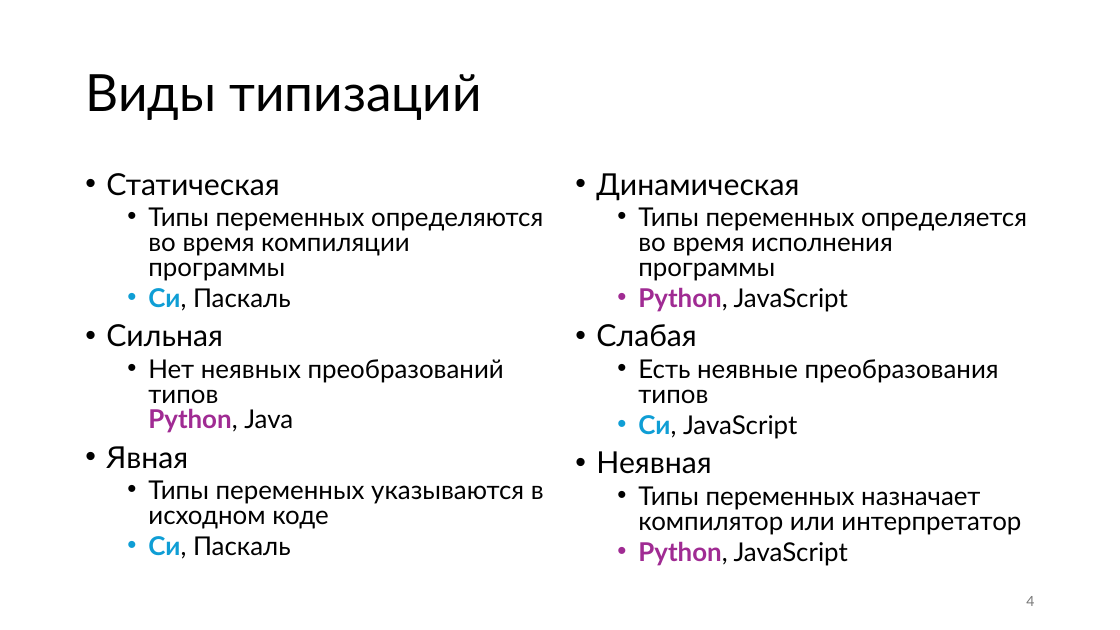
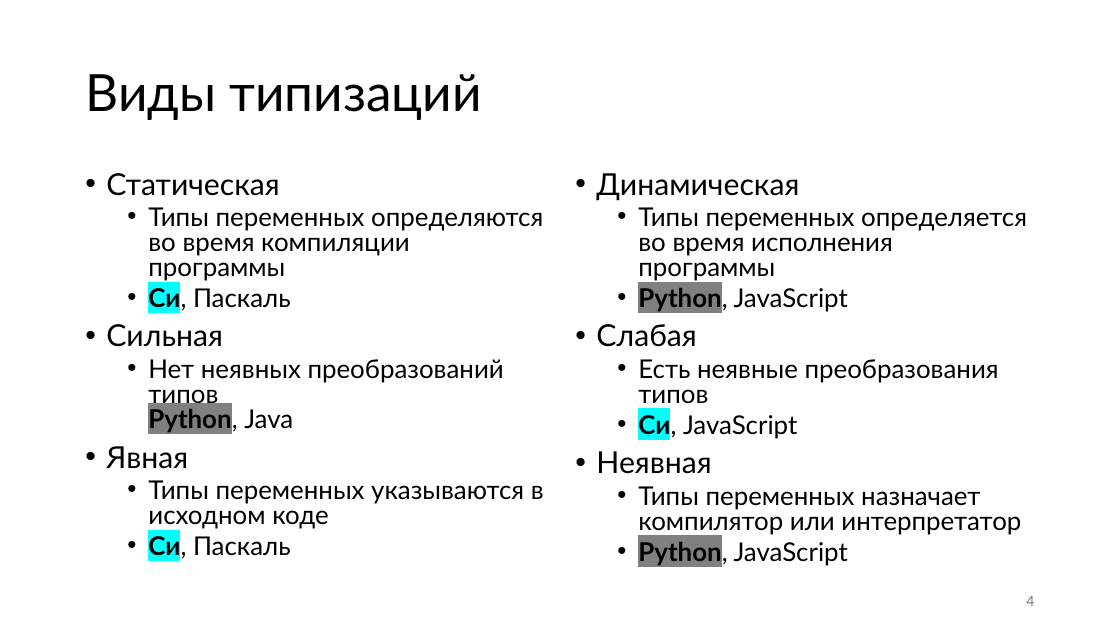
Before and after one commit to Evgueni-Petrov-aka-espetrov/Algorithms-and-Programming-in-C-pptx, a slide deck: slide 4 of 001 Типы языка Си.pptx. Drawn at 1120x630 pixels with LibreOffice and Linux fonts; fonts in the diff are those of the drawing. Boxes give left, top, right and bottom in pixels: in the first picture for what was removed or moved away, otherwise in the second. Text is boxed around its words. In the diff, an @@ line names an element or a change of style, - is before the commit and + after.

```diff
--- a/001 Типы языка Си.pptx
+++ b/001 Типы языка Си.pptx
@@ text at (x1=148, y1=285, x2=504, y2=560): text colour #0F9ED5 to #000000, highlight none to #00FFFF in "Си,", "Си,"; text colour #A02B93 to #000000, highlight none to #808080 in "Python," @@
@@ text at (x1=638, y1=285, x2=848, y2=565): text colour #A02B93 to #000000, highlight none to #808080 in "Python,", "Python,"; text colour #0F9ED5 to #000000, highlight none to #00FFFF in "Си," @@
```
Also in this commit, not shown: 16 other slides changed, 1 other file.
